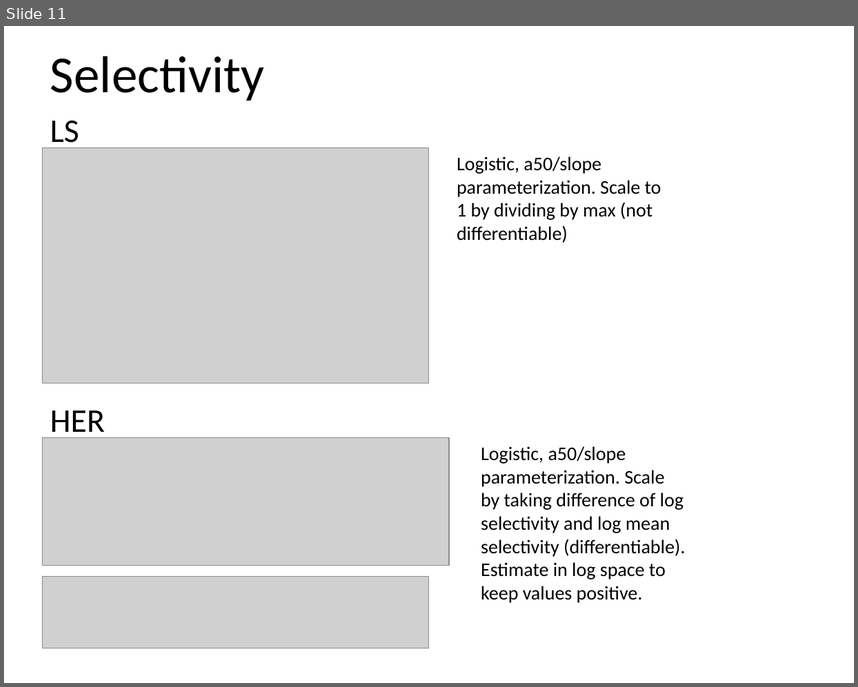
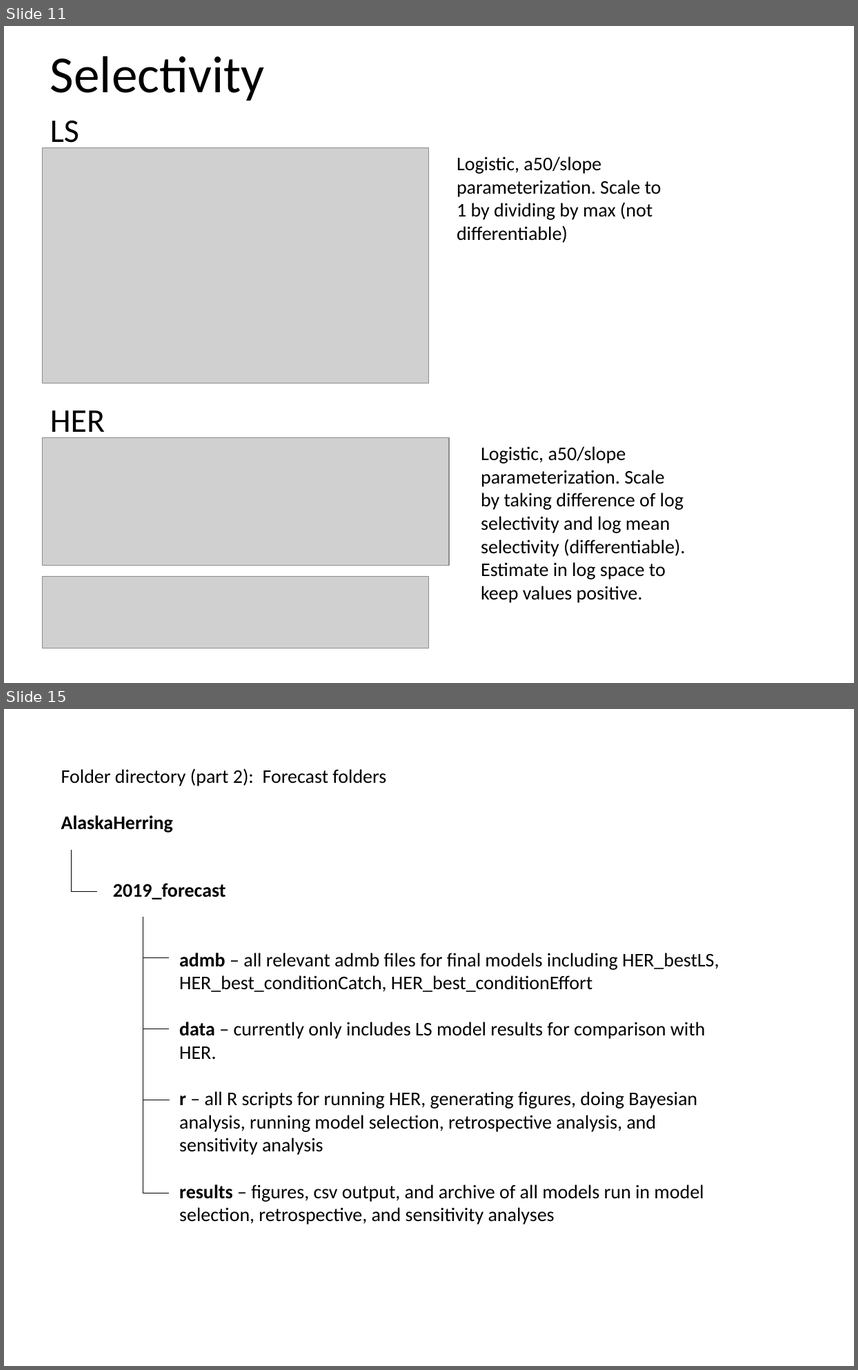
Before and after one commit to commfish/AlaskaHerring, a slide deck: technical_docs/popdy_her_ls.pptx. Shown one above the other, each under a label of ours: slide 11 before the commit, slides 11 and 15 after it; the slides between them are not shown. The pictures are 858x687 and 858x1370 pixels, drawn with LibreOffice and Linux fonts; fonts in the diff are those of the drawing; grey boxes stand for pictures. Boxes give left, top, right and bottom in pixels: in the first picture for what was removed or moved away, otherwise in the second. Text is boxed around its words. In the diff, an @@ line names an element or a change of style, - is before the commit and + after.

Commit message:
documentation for folder organization

```diff
--- a/technical_docs/popdy_her_ls.pptx
+++ b/technical_docs/popdy_her_ls.pptx
@@ slide 15 added at (4,709,854,1366), background #FFFFFF @@
@@ text added at (61,768,386,833), 18 pt, text #000000 @@
+Folder directory (part 2): Forecast folders
+AlaskaHerring
@@ line added from (71, 850) to (71, 891), #000000 0.5 pt @@
@@ line added from (71, 891) to (96, 891), #000000 0.5 pt @@
@@ text added at (113,883,226,899), 18 pt, text #000000, bold @@
+2019_forecast
@@ text added at (179,953,719,1224), 18 pt, text #000000 @@
+admb – all relevant admb files for final models including HER_bestLS, HER_best_conditionCatch, HER_best_conditionEffort
+data – currently only includes LS model results for comparison with HER.
+r – all R scripts for running HER, generating figures, doing Bayesian analysis, running model selection, retrospective analysis, and sensitivity analysis
+results – figures, csv output, and archive of all models run in model selection, retrospective, and sensitivity analyses
@@ group added at (143,916,170,1193): 5 lines @@
```
Also in this commit, not shown: 4 other slides added, 2 other files.
